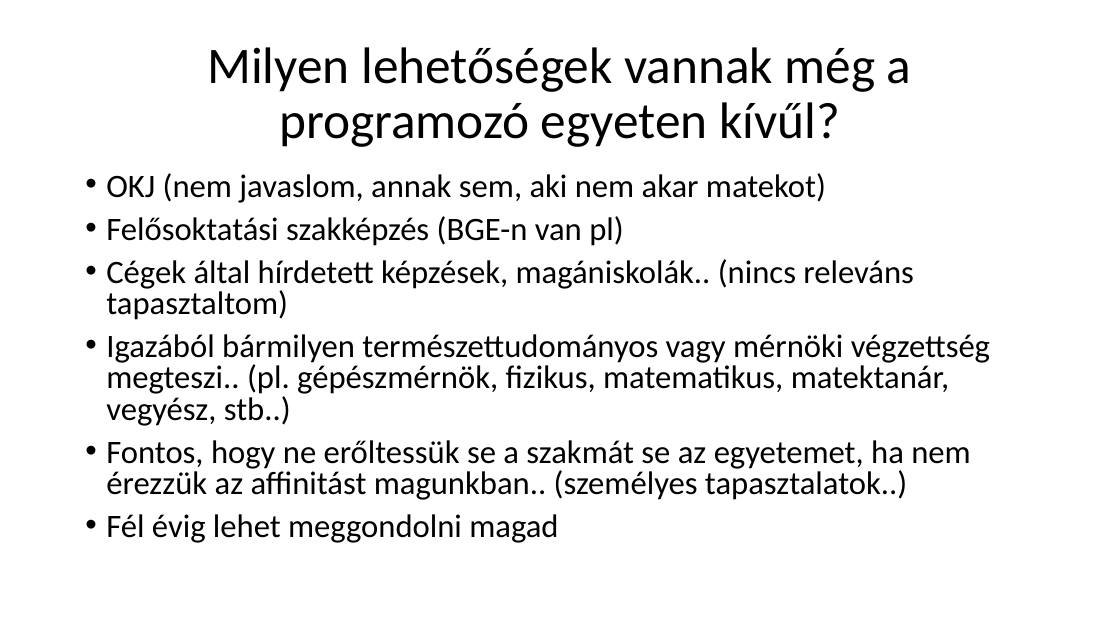
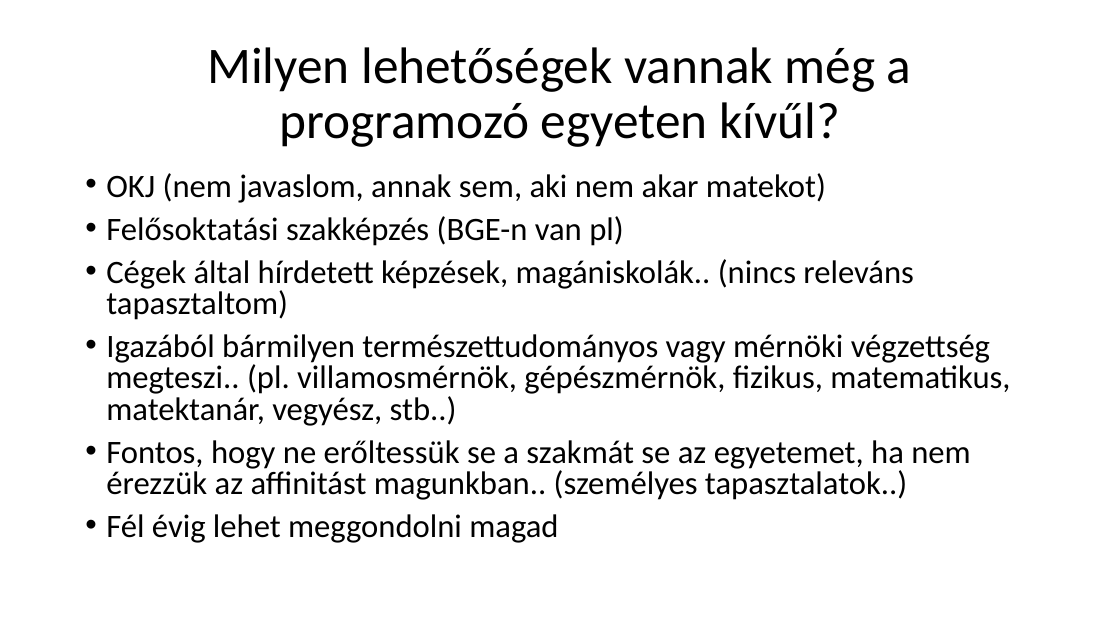
Before and after one commit to nagyandras95/Egyetem, a slide deck: slide 5 of efop/03/Programozók világa.pptx. Drawn at 1120x630 pixels with LibreOffice and Linux fonts; fonts in the diff are those of the drawing. Boxes give left, top, right and bottom in pixels: in the first picture for what was removed or moved away, otherwise in the second. Text is boxed around its words. In the diff, an @@ line names an element or a change of style, - is before the commit and + after.

Commit message:
Minor fixies in programozók világa

```diff
--- a/efop/03/Programozók világa.pptx
+++ b/efop/03/Programozók világa.pptx
@@ text at <box>106,334,1010,426</box>: text changed @@
-• Igazából bármilyen természettudományos vagy mérnöki végzettség megteszi.. (pl. gépészmérnök, fizikus, matematikus, matektanár, vegyész, stb..)
+• Igazából bármilyen természettudományos vagy mérnöki végzettség megteszi.. (pl. villamosmérnök, gépészmérnök, fizikus, matematikus, matektanár, vegyész, stb..)
```
Also in this commit, not shown: 7 other slides changed, 1 other file.
